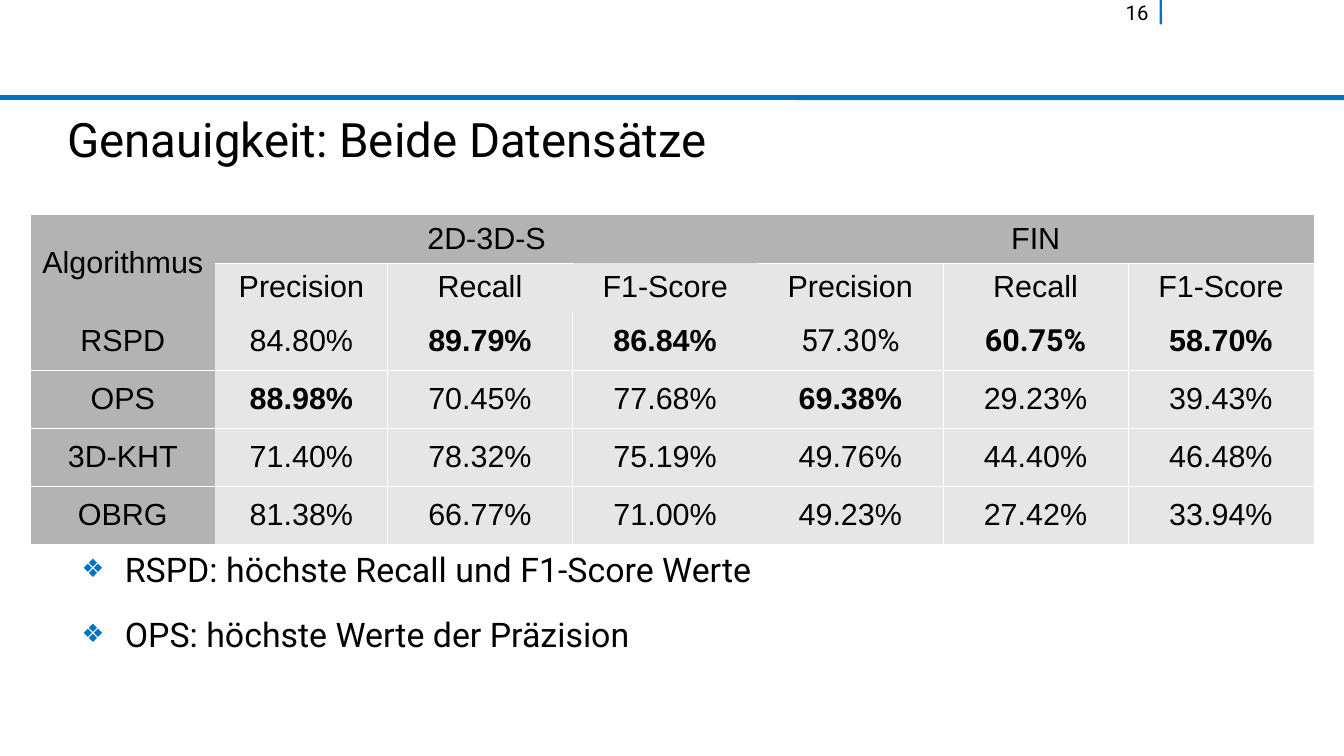
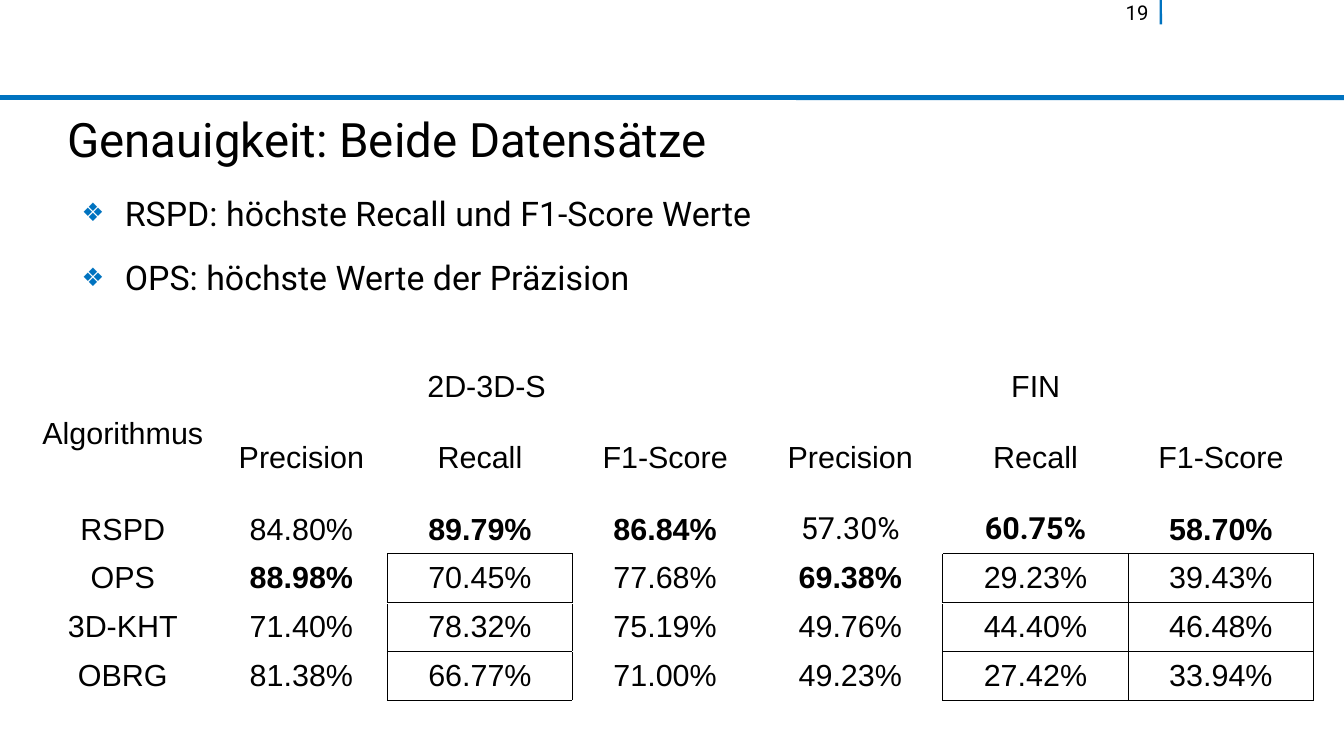
Before and after one commit to rocketman123456/Comparison-of-Real-Time-Plane-Detection-Algorithms, a slide deck: slide 19 of fin-prasentationsvorlage-libreoffice.odp (slide 16 before the commit). Drawn at 1344x756 pixels with LibreOffice and Linux fonts; fonts in the diff are those of the drawing; background and template pictures are left out. Boxes give left, top, right and bottom in pixels: in the first picture for what was removed or moved away, otherwise in the second. Text is boxed around its words. In the diff, an @@ line names an element or a change of style, - is before the commit and + after.

```diff
--- a/fin-prasentationsvorlage-libreoffice.odp
+++ b/fin-prasentationsvorlage-libreoffice.odp
@@ page number at (x1=1126, y1=5, x2=1149, y2=20): text changed @@
-16
+19
@@ text "RSPD: höchste Recall und F1-Score ..." moved from (x1=125, y1=556, x2=751, y2=648) to (x1=125, y1=200, x2=751, y2=291) @@
@@ table at (x1=30, y1=363, x2=1315, y2=692) @@
@@ fill #B3B3B3 to none in 7 cells @@
@@ fill #E6E6E6 to none in 30 cells @@
@@ borders changed @@
@@ table resized from (x1=30, y1=215, x2=1315, y2=540) to (x1=30, y1=363, x2=1315, y2=692) @@
```
Also in this commit, not shown: 11 other slides changed, 5 slides added, 1 slide removed.
